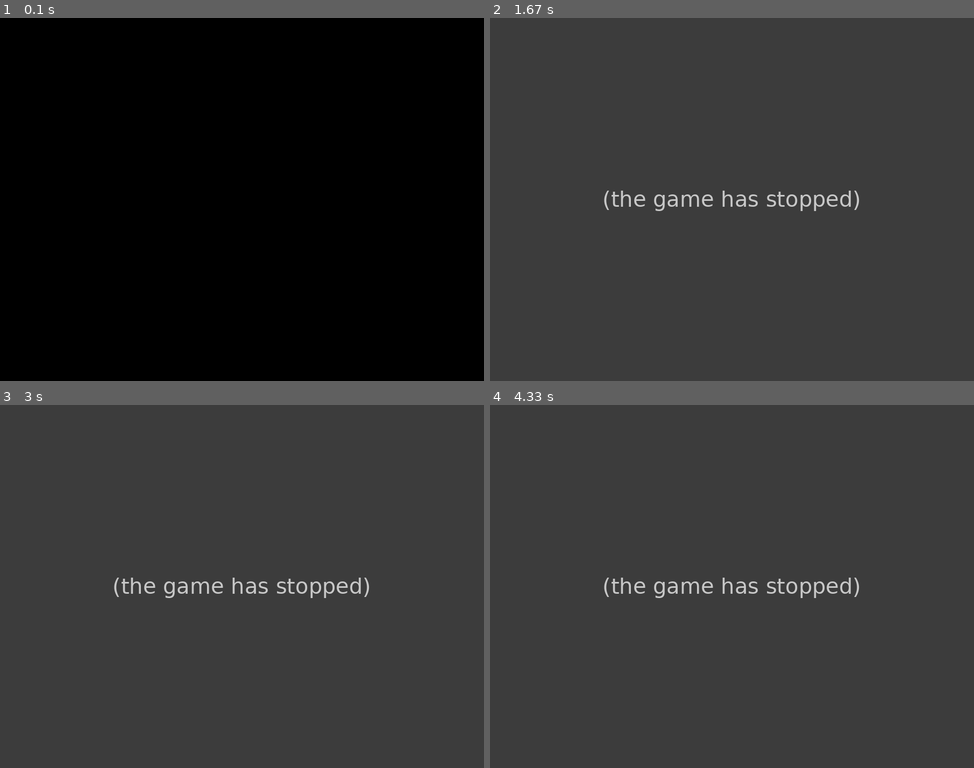
Above: before the commit, frames 1-4 (two rows, left to right).
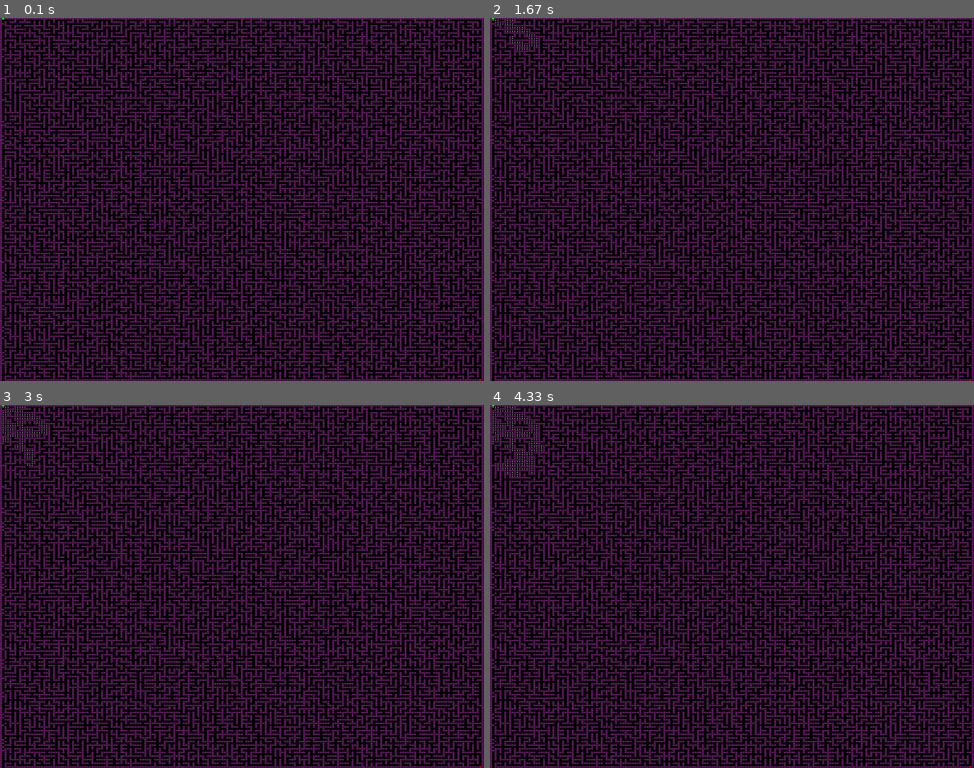
Above: after the commit, the same moments.

Repository: marianodominguez/pythonLab
Game: pygame game, started from maze/testMaze.py
Two runs of this game, one before a commit and one after it. Both use one fixed random seed, a clock stepped at 60 frames per second and the inputs below.
Inputs:
- Up to frame 1 (0.1 s): no input
- Up to frame 2 (1.67 s): no input
- Up to frame 3 (3 s): no input
- Up to frame 4 (4.33 s): no input

The runs differ from the first frame. In frame 1, 48% of the frame differs, in the area x 0-100%, y 0-100%; in frame 2, 100%; in frame 3, 100%; in frame 4, 100%.
Error before the commit: IndexError: list index out of range (DisplayMaze.py line 272); the game stopped at 1 s (later frames are placeholders)

Commit message:
fix init, make it compatible with server

Diff:
--- a/maze/DisplayMaze.py
+++ b/maze/DisplayMaze.py
@@ -55,7 +55,6 @@
             self.screen = pygame.display.set_mode(self.mode)
             self.hscale = (self.width) / self.MAZE_W
             self.vscale = (self.height) / self.MAZE_H
-            self.maze = [];
             self.myX, self.myY = (1,1)
 
 
